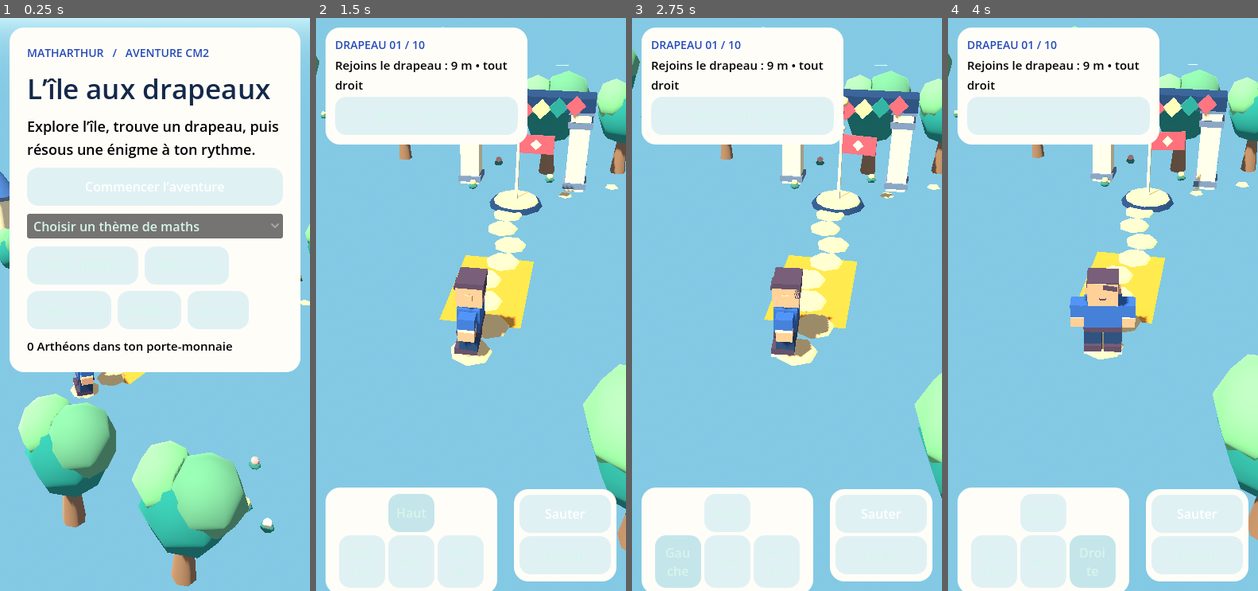
Above: before the commit, frames 1-4 (left to right).
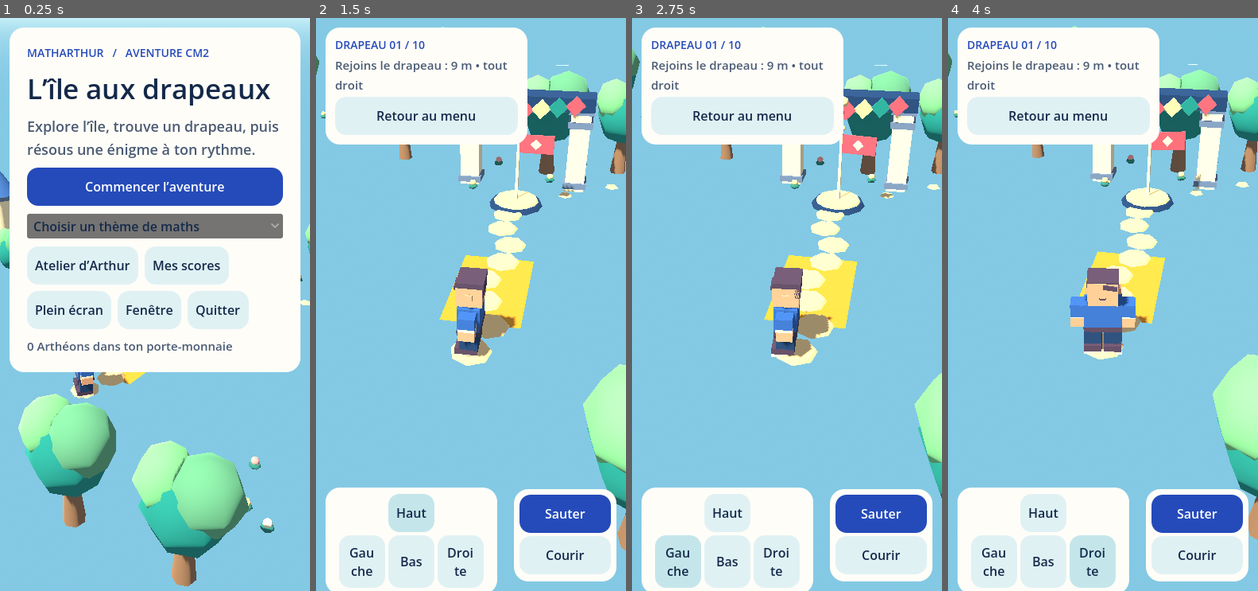
Above: after the commit, the same moments.

Repository: MonsieurHage/matharthur
Game: Godot game, scene res://scenes/MainMenu.tscn
The game is run twice, just before and just after one commit, with the same random seed, the same clock (stepped at 60 frames per second) and the same inputs.
Inputs:
- Up to frame 1 (0.25 s): no input
- Up to frame 2 (1.5 s): click "Commencer l’aventure" at 0.5 s; click "Haut" at 1.25 s
- Up to frame 3 (2.75 s): click "Gauche" at 2 s
- Up to frame 4 (4 s): click "Bas" at 2.75 s; click "Droite" at 3.5 s

The runs differ from the first frame. In frame 1, 8.0% of the frame differs, in the area x 8-92%, y 17-59%; in frame 2, 3.0%; in frame 3, 3.0%; in frame 4, 3.0%.

Commit message:
fix: renforcer le contraste des textes et des boutons

Diff:
--- a/scripts/ui/ArtUI.gd
+++ b/scripts/ui/ArtUI.gd
@@ -29,27 +29,36 @@
 	result.text = copy
 	result.custom_minimum_size.y = 48
 	result.autowrap_mode = TextServer.AUTOWRAP_WORD_SMART
+	var normal := Color("#e0f1f4")
+	var hover := Color("#c4e6ea")
+	var pressed := Color("#81a1a9")
+	var hover_pressed := Color("#7c98a0")
+	var text_color := INK
+	if primary:
+		normal = Color("#254bba")
+		hover = Color("#3b5fa8")
+		pressed = Color("#1c3486")
+		hover_pressed = Color("#1c3486")
+		text_color = WHITE
 	for state in ["normal", "hover", "pressed", "disabled", "hover_pressed"]:
-		var base := surface(Color("#e0f1f4"), radius, 10)
-		if state == "hover":
-			base = surface(Color("#c4e6ea"), radius, 10)
-		elif state == "pressed":
-			base = surface(Color("#81a1a9"), radius, 10)
-		elif state == "hover_pressed":
-			base = surface(Color("#7c98a0"), radius, 10)
-		elif state == "disabled":
-			base = surface(Color("#e3e6e8"), radius, 10)
-		result.add_theme_stylebox_override(state, base)
+		var bg := normal
+		match state:
+			"hover": bg = hover
+			"pressed": bg = pressed
+			"hover_pressed": bg = hover_pressed
+			"disabled": bg = Color("#e3e6e8")
+		result.add_theme_stylebox_override(state, surface(bg, radius, 10))
 	for key in ["font_color", "font_hover_color", "font_pressed_color",
 			"font_hover_pressed_color", "font_focus_color"]:
-		result.add_theme_color_override(key, MINT if not primary else Color.WHITE)
+		result.add_theme_color_override(key, text_color)
 	result.add_theme_color_override("font_disabled_color", MUTED)
 	return result
 
 static func style_button(result: Button, primary: bool = false) -> Button:
+	var text_color := WHITE if primary else INK
 	for key in ["font_color", "font_hover_color", "font_pressed_color",
 			"font_hover_pressed_color", "font_focus_color"]:
-		result.add_theme_color_override(key, MINT if not primary else Color.WHITE)
+		result.add_theme_color_override(key, text_color)
 	result.add_theme_color_override("font_disabled_color", MUTED)
 	return result
 
@@ -63,10 +72,10 @@
 	theme.set_default_stylebox("Button", "normal", green)
 	theme.set_default_stylebox("Button", "hover", surface(Color("#d1ead7")))
 	theme.set_default_stylebox("Button", "pressed", surface(Color("#a4c2a4")))
-	theme.set_default_color("Button", "font_color", Color.WHITE)
-	theme.set_default_color("Button", "font_hover_color", Color.WHITE)
-	theme.set_default_color("Button", "font_pressed_color", Color.WHITE)
-	theme.set_default_color("Button", "font_focus_color", Color.WHITE)
+	theme.set_default_color("Button", "font_color", INK)
+	theme.set_default_color("Button", "font_hover_color", INK)
+	theme.set_default_color("Button", "font_pressed_color", INK)
+	theme.set_default_color("Button", "font_focus_color", INK)
 	theme.set_default_color("Button", "font_disabled_color", MUTED)
 	theme.set_default_color("PanelContainer", "background", Color.WHITE)
 	theme.set_default_color("ProgressBar", "font_color", INK)
@@ -108,16 +117,16 @@
 
 static func primary_button(copy: String) -> Button:
 	var result := button(copy, true)
-	result.add_theme_stylebox_override("normal", surface(Color("#e2dffb"), 16, 12))
-	result.add_theme_stylebox_override("hover", surface(Color("#3b5fa8"), 16, 12))
-	result.add_theme_stylebox_override("pressed", surface(Color("#b8c4f0"), 16, 12))
+	result.add_theme_stylebox_override("normal", surface(Color("#3b2e8f"), 16, 12))
+	result.add_theme_stylebox_override("hover", surface(Color("#2f2478"), 16, 12))
+	result.add_theme_stylebox_override("pressed", surface(Color("#241c5e"), 16, 12))
 	result.add_theme_stylebox_override("disabled", surface(Color("#e7e7e7"), 16, 12))
 	return result
 
 static func card_str(color: String, padding: int = 14, radius: int = 18) -> PanelContainer:
 	return card(Color(color), padding, radius)
 
-static var MUTED: Color
+static var MUTED := Color("#4a5b73")
 static var GOLD := Color("#fff3b0")
 static var CYAN := Color("#b3e2ff")
 static var WHITE := Color("#ffffff")
